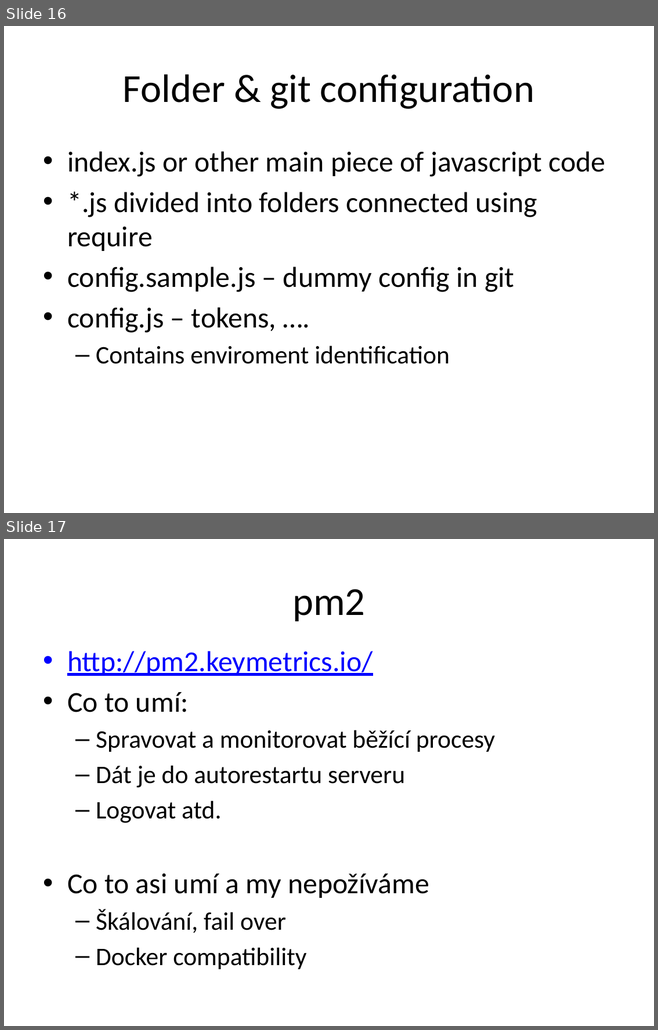
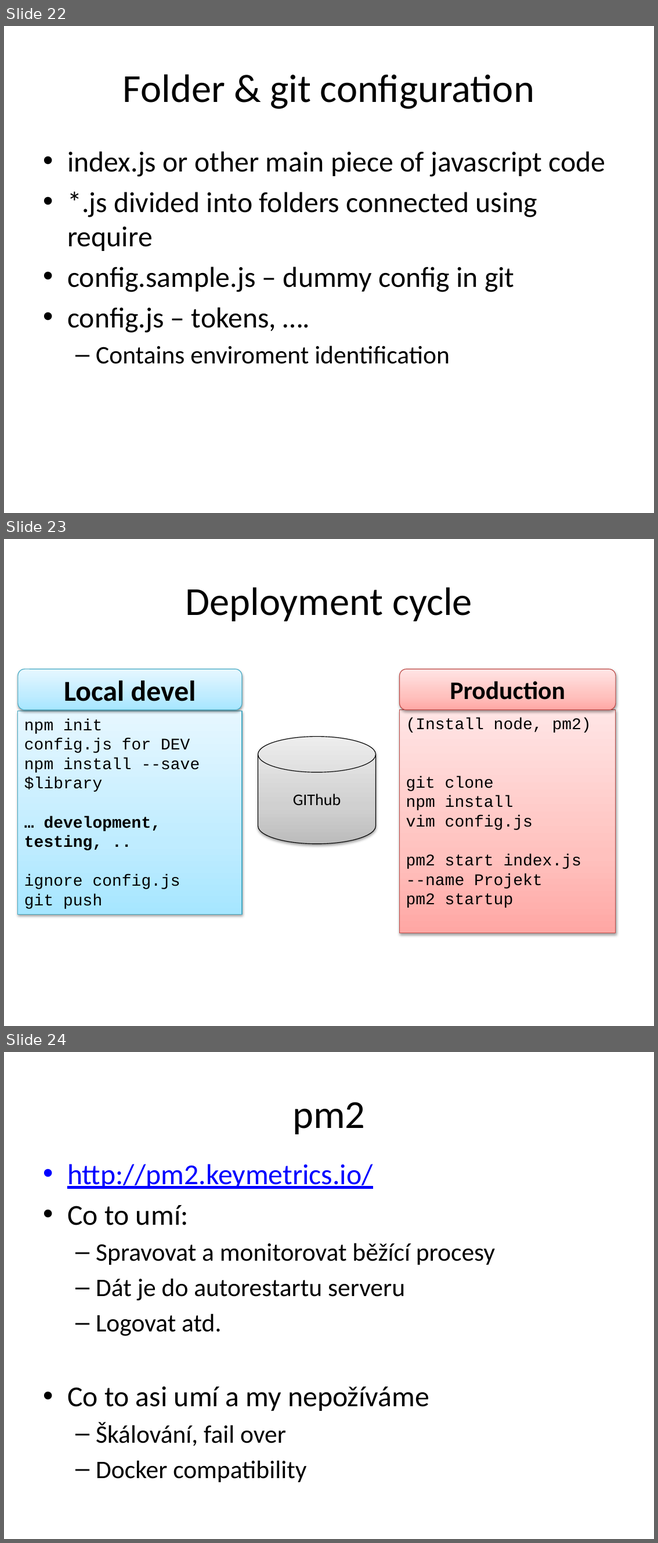
Before and after one commit to etnetera-activate/node-minicourse, a slide deck: node-uvod.pptx. Shown one above the other, each under a label of ours: slides 16 and 17 before the commit, slides 22, 23 and 24 after it. The pictures are 658x1030 and 658x1543 pixels, drawn with LibreOffice and Linux fonts; fonts in the diff are those of the drawing; background and template pictures are left out. Boxes give left, top, right and bottom in pixels: in the first picture for what was removed or moved away, otherwise in the second. Text is boxed around its words. In the diff, an @@ line names an element or a change of style, - is before the commit and + after.

```diff
--- a/node-uvod.pptx
+++ b/node-uvod.pptx
@@ slide 23 added at (x1=4, y1=539, x2=654, y2=1026), background #FFFFFF @@
@@ title added at (x1=185, y1=587, x2=472, y2=621), 44 pt, text #000000 @@
+Deployment cycle
@@ rounded rectangle added at (x1=18, y1=669, x2=242, y2=710), fill gradient #A7E6FF to #C1EDFF to #E7F8FF, outline #46AAC5 0.75 pt, 32 pt, text #000000, bold @@
+Local devel
@@ rounded rectangle added at (x1=400, y1=669, x2=615, y2=710), fill gradient #FFA6A5 to #FFC0BF to #FFE7E7, outline #BF4C48 0.75 pt, 28 pt, text #000000, bold @@
+Production
@@ rectangle added at (x1=18, y1=711, x2=242, y2=914), fill gradient #A7E6FF to #C1EDFF to #E7F8FF, outline #46AAC5 0.75 pt, 18 pt, text #000000 @@
+npm init
+config.js for DEV
+npm install --save $library
+… development, testing, ..
+ignore config.js
+git push
@@ rectangle added at (x1=400, y1=710, x2=615, y2=933), fill gradient #FFA6A5 to #FFC0BF to #FFE7E7, outline #BF4C48 0.75 pt, 18 pt, text #000000 @@
+(Install node, pm2)
+git clone
+npm install
+vim config.js
+pm2 start index.js --name Projekt
+pm2 startup
@@ cylinder added at (x1=258, y1=736, x2=376, y2=843), fill gradient #BDBDBD to #D1D1D1 to #EEEEEE, outline #000000 0.75 pt, 18 pt, text #000000 @@
+GIThub
@@ what was slide 16 is now slide 22 @@
@@ what was slide 17 is now slide 24 @@
```
Also in this commit, not shown: 6 slides changed, 6 other slides added, 5 other files.
